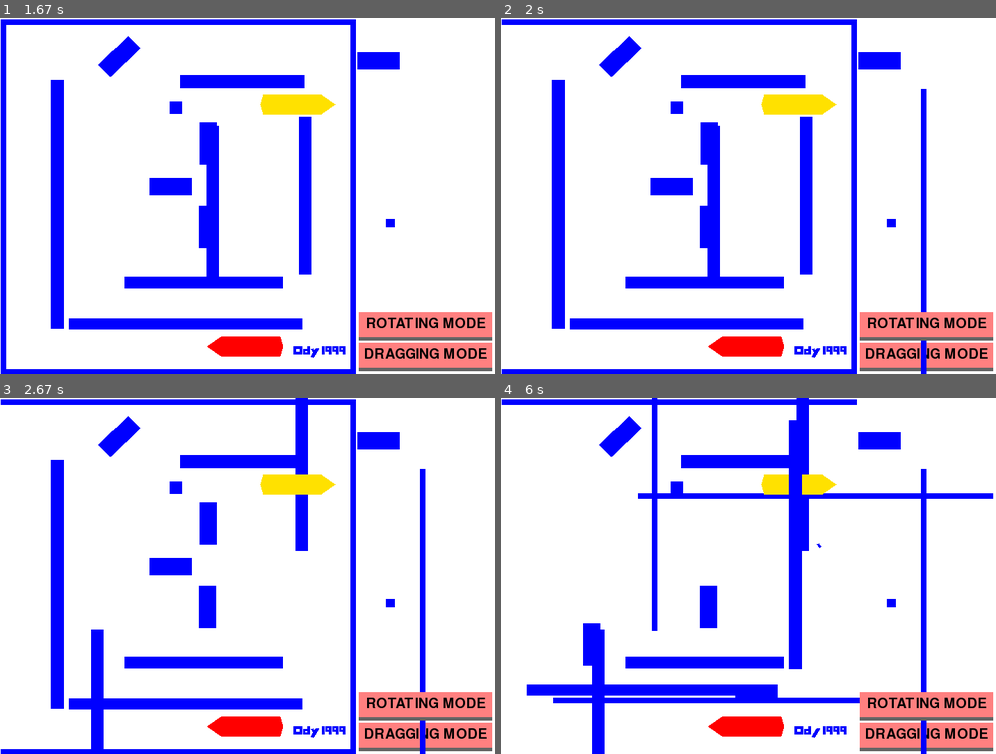
Above: before the commit, frames 1-4 (two rows, left to right).
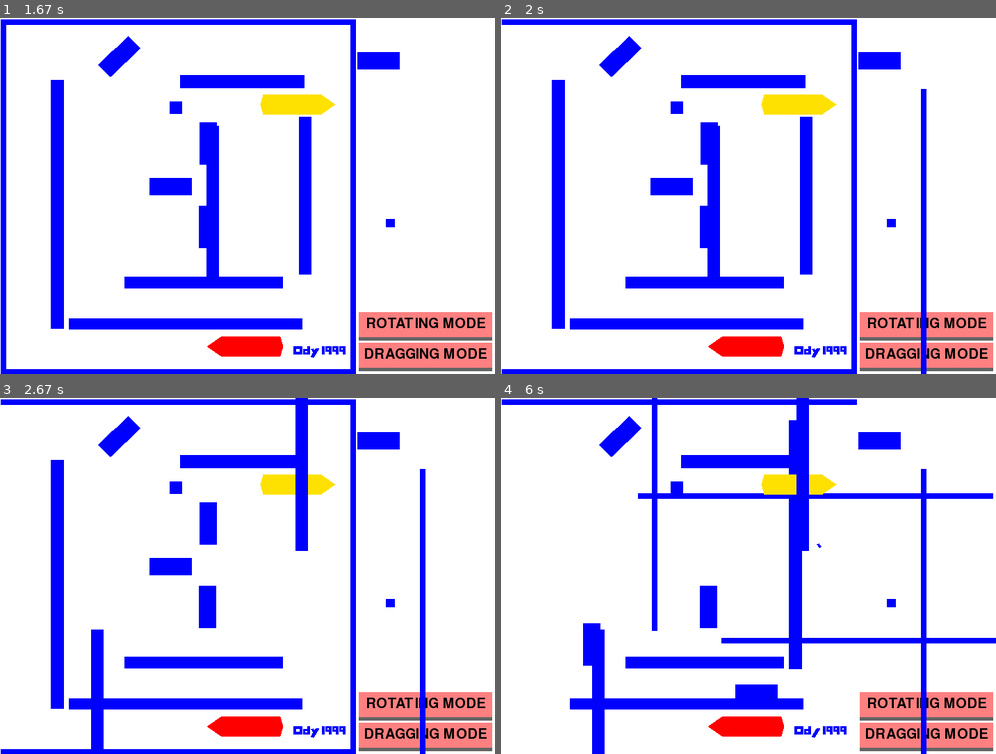
Above: after the commit, the same moments.

Repository: yuanhenglee/Motion-Planning-with-Pygame
Game: pygame game, started from BFPGame/run.py
Same seed, same stepped clock (60 frames per second), same inputs: the game is played once before the commit and once after it.
Inputs (mouse positions are in pixels of both pictures, inside the frame that each line leads up to):
- Up to frame 1 (1.67 s): press the mouse at (113, 171) at 0.37 s; move the mouse to (232, 128) at 0.47 s; release the mouse at (356, 85) at 0.6 s; press the mouse at (267, 124) at 0.7 s; move the mouse to (331, 174) at 0.8 s; release the mouse at (391, 220) at 0.93 s; press the mouse at (356, 92) at 1.03 s; move the mouse to (282, 149) at 1.13 s; release the mouse at (212, 210) at 1.27 s; press the mouse at (242, 188) at 1.37 s; move the mouse to (311, 124) at 1.47 s; release the mouse at (376, 60) at 1.6 s
- Up to frame 2 (2 s): press the mouse at (505, 196) at 1.7 s; move the mouse to (713, 231) at 1.8 s; release the mouse at (921, 267) at 1.93 s
- Up to frame 3 (2.67 s): press the mouse at (306, 576) at 2.03 s; move the mouse to (301, 522) at 2.13 s; release the mouse at (301, 472) at 2.27 s; press the mouse at (212, 583) at 2.37 s; move the mouse to (153, 647) at 2.47 s; release the mouse at (99, 707) at 2.6 s
- Up to frame 4 (6 s): press the mouse at (679, 750) at 2.7 s; move the mouse to (703, 725) at 2.8 s; release the mouse at (728, 700) at 2.93 s; press the mouse at (812, 729) at 3.03 s; move the mouse to (817, 636) at 3.13 s; release the mouse at (817, 543) at 3.27 s; press the mouse at (669, 565) at 3.37 s; move the mouse to (713, 629) at 3.47 s; release the mouse at (753, 693) at 3.6 s; press the mouse at (852, 576) at 3.7 s; move the mouse to (753, 515) at 3.8 s; release the mouse at (654, 451) at 3.93 s; press the mouse at (560, 583) at 4.03 s; move the mouse to (733, 576) at 4.13 s; release the mouse at (906, 568) at 4.27 s; press the mouse at (728, 700) at 4.37 s; move the mouse to (812, 668) at 4.47 s; release the mouse at (897, 640) at 4.6 s; press the mouse at (906, 568) at 4.7 s; move the mouse to (852, 558) at 4.8 s; release the mouse at (793, 543) at 4.93 s; press the mouse at (708, 522) at 5.03 s; move the mouse to (649, 583) at 5.13 s; release the mouse at (590, 643) at 5.27 s; press the mouse at (679, 401) at 5.37 s; move the mouse to (748, 447) at 5.47 s; release the mouse at (812, 494) at 5.6 s; press the mouse at (852, 643) at 5.7 s; move the mouse to (748, 665) at 5.8 s; release the mouse at (644, 689) at 5.93 s

Frame 1 is identical in both runs. In frame 2, less than 0.1% of the frame differs, in the area x 84-86%, y 82-91%; in frame 3, 0.2%; in frame 4, 3.4%, in the area x 5-100%, y 21-91%.

Commit message:
add obstacle bitmap

Diff:
--- a/BFPGame/initialize.py
+++ b/BFPGame/initialize.py
@@ -89,7 +89,6 @@
 def initialize(gameDisplay):
     robots = loadRobots()
     obstacles = loadObstacle()
-
     return robots, obstacles
 
 
--- /dev/null
+++ b/BFPGame/potentialField.py
@@ -0,0 +1,29 @@
+import utils
+import numpy as np
+
+
+class PotentialField:
+    def __init__(self):
+        self.bitmap = [[0 for x in range(128)] for y in range(128)]
+
+    def mark_obstacles(self, obstacles):
+        for obstacle in obstacles:
+            for c in obstacle.convex:
+                # mark where obstacle are
+                for point in utils.convex_boundaries(c):
+                    self.bitmap[point[0]][point[1]] = 255
+
+    # def show_bitmap(self):
+        # np_bitmap = np.array(self.bitmap)
+        # fig = plt.figure()
+        # axe = fig.add_subplot()
+
+        # # 生成隨機資料
+        # data = np.random.randn(100).cumsum()
+
+        # # 以 seaborn 呈現
+        # sns.heatmap(data=np_bitmap)
+        # plt.show()
+
+
+obstacles_bitmap = PotentialField()
--- a/BFPGame/run.py
+++ b/BFPGame/run.py
@@ -5,6 +5,7 @@
 import polygon
 import gui
 import globals
+import potentialField
 
 import pygame
 from pygame.locals import QUIT
@@ -27,16 +28,18 @@
     # print("SET ROTATION")
 
 
+# init ppygame window
 pygame.init()
 gameDisplay = pygame.display.set_mode(
     (178*utils.multiplier, 128*utils.multiplier))
 pygame.display.set_caption('BFP Demo')
+
+# init variables
 running = True
 dragging_obj = None
 dragging_obj_start_pos = (0, 0)
 dragging_obj_start_rotation = 0
 dragging_mouse_start_pos = (0, 0)
-
 robots, obstacles = initialize(gameDisplay)
 all_objects = set(obstacles)
 for r in robots:
@@ -44,18 +47,20 @@
     all_objects.add(r.robot_goal)
 all_dragging_objects = set(all_objects)
 
+# BUTTON
 # x: 128+200
 # Y: 128 = 20*6
 # button size: 192, 36
 # button space: 200, 40
-
-
 all_objects.add(gui.Button('DRAGGING MODE', 192, 36,
                 utils.world2Canvas((129, 10)), 5, set_mode_drag))
 all_objects.add(gui.Button('ROTATING MODE', 192, 36,
                 utils.world2Canvas((129, 21)), 5, set_mode_rotate))
 # all_objects.add(gui.Button('TEST BUTTON', 192, 36,
 #                 utils.world2Canvas((129, 32)), 5, set_mode_drag))
+
+# constructing bitmap
+potentialField.obstacles_bitmap.mark_obstacles(obstacles)
 
 
 while running:
--- a/BFPGame/utils.py
+++ b/BFPGame/utils.py
@@ -68,6 +68,27 @@
     return True
 
 
+def fit_grid(v1, v2):
+    d = round(max(abs(v1[0]-v2[0]), abs(v1[1]-v2[1])))
+    d = d if d > 0 else 1
+    dx = (v2[0]-v1[0])/d
+    dy = (v2[1]-v1[1])/d
+    line = []
+    for i in range(d):
+        x = round(v1[0]+i*dx)
+        y = round(v1[1]+i*dy)
+        if 0 <= x < 128 and 0 <= y < 128:
+            line.append((x, y))
+    return line
+
+
+def convex_boundaries(convex):
+    boundaries = set()
+    for i in range(1, len(convex.abs_vertices)):
+        line = fit_grid(convex.abs_vertices[i-1], convex.abs_vertices[i])
+        boundaries.update(line)
+    return boundaries
+
+
 if __name__ == '__main__':
-
-    print(mouse2Rotation((1, 0), (-1, -1), (0, 0)))
+    fit_grid((0, 0), (100, 50))
